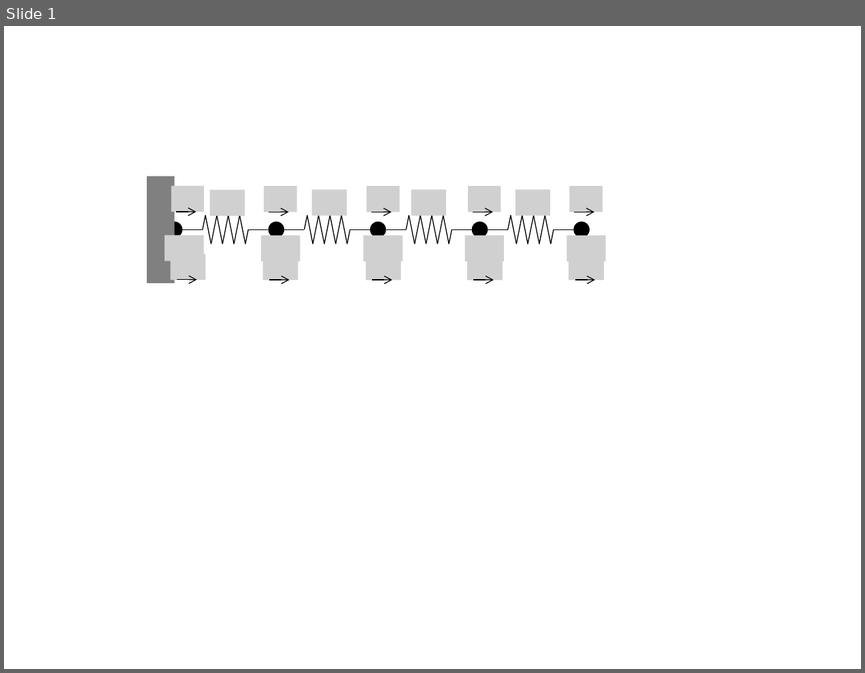
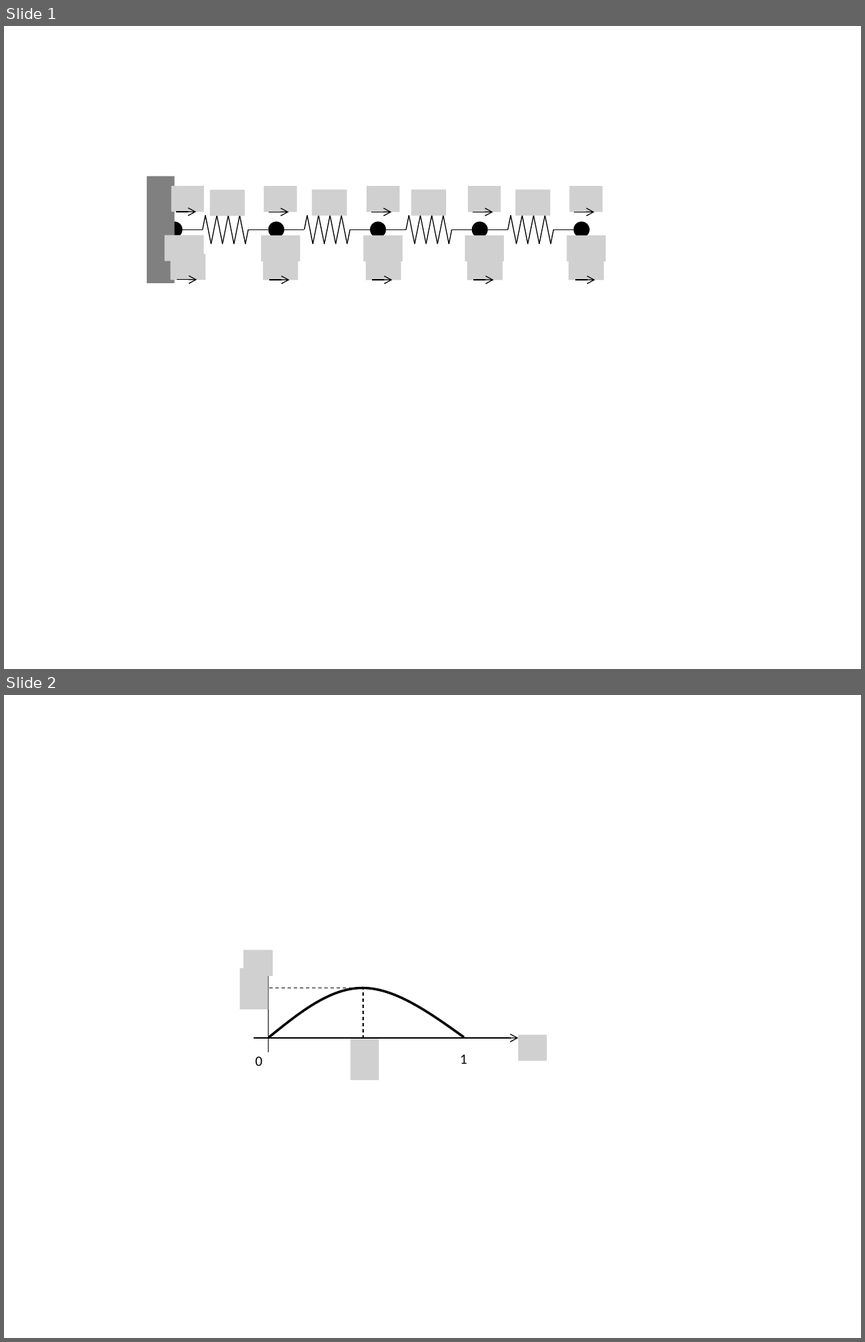
Before and after one commit to gnishida/FEM, a slide deck: doc/Figures.pptx. Shown one above the other, each under a label of ours: slide 1 before the commit, slides 1 and 2 after it. The pictures are 865x673 and 865x1342 pixels, drawn with LibreOffice and Linux fonts; fonts in the diff are those of the drawing; grey boxes stand for pictures. Boxes give left, top, right and bottom in pixels: in the first picture for what was removed or moved away, otherwise in the second. Text is boxed around its words. In the diff, an @@ line names an element or a change of style, - is before the commit and + after.

```diff
--- a/doc/Figures.pptx
+++ b/doc/Figures.pptx
@@ slide 2 added at (x1=4, y1=695, x2=861, y2=1338), background #FFFFFF @@
@@ picture added at (x1=243, y1=949, x2=272, y2=975) @@
@@ picture added at (x1=239, y1=968, x2=268, y2=1009) @@
@@ arrow added from (268, 1052) to (268, 962), #000000 0.75 pt @@
@@ freeform shape added at (x1=269, y1=988, x2=463, y2=1037), outline #000000 2 pt @@
@@ line added from (269, 988) to (366, 988), #000000 0.75 pt dashed @@
@@ line added from (363, 1038) to (363, 989), #000000 0.75 pt dashed @@
@@ arrow added from (254, 1038) to (518, 1038), #000000 0.75 pt @@
@@ picture added at (x1=350, y1=1038, x2=379, y2=1080) @@
@@ picture added at (x1=518, y1=1034, x2=547, y2=1060) @@
@@ text added at (x1=255, y1=1056, x2=262, y2=1066), 12 pt, text #000000 @@
+0
@@ text added at (x1=460, y1=1054, x2=467, y2=1064), 12 pt, text #000000 @@
+1
```
Also in this commit, not shown: 1 other file.
